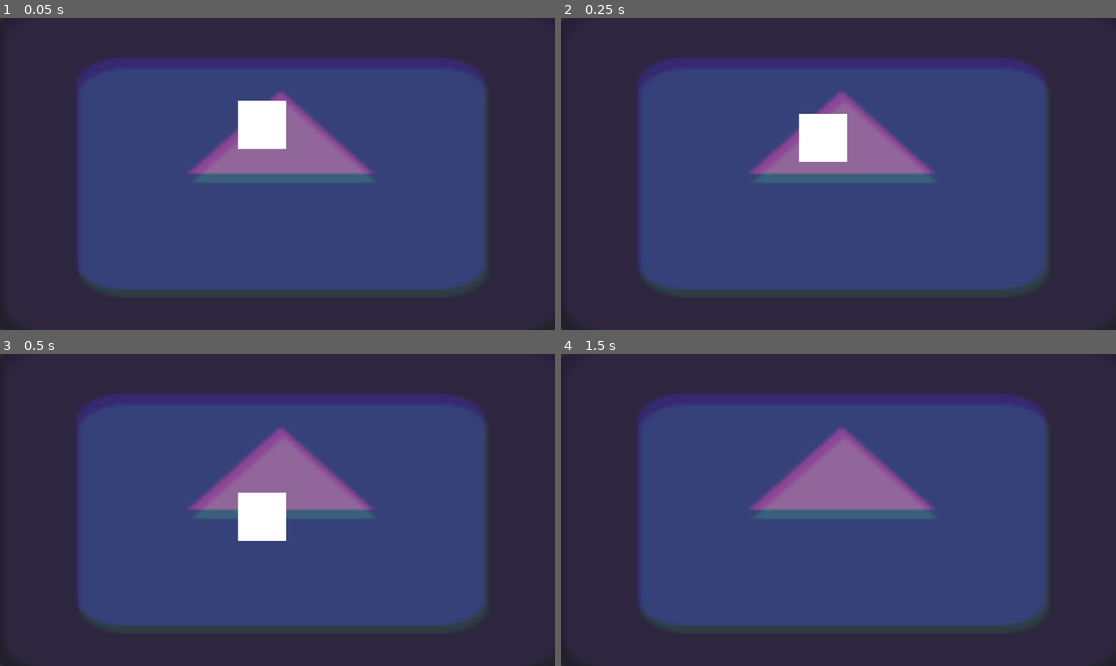
Above: before the commit, frames 1-4 (two rows, left to right).
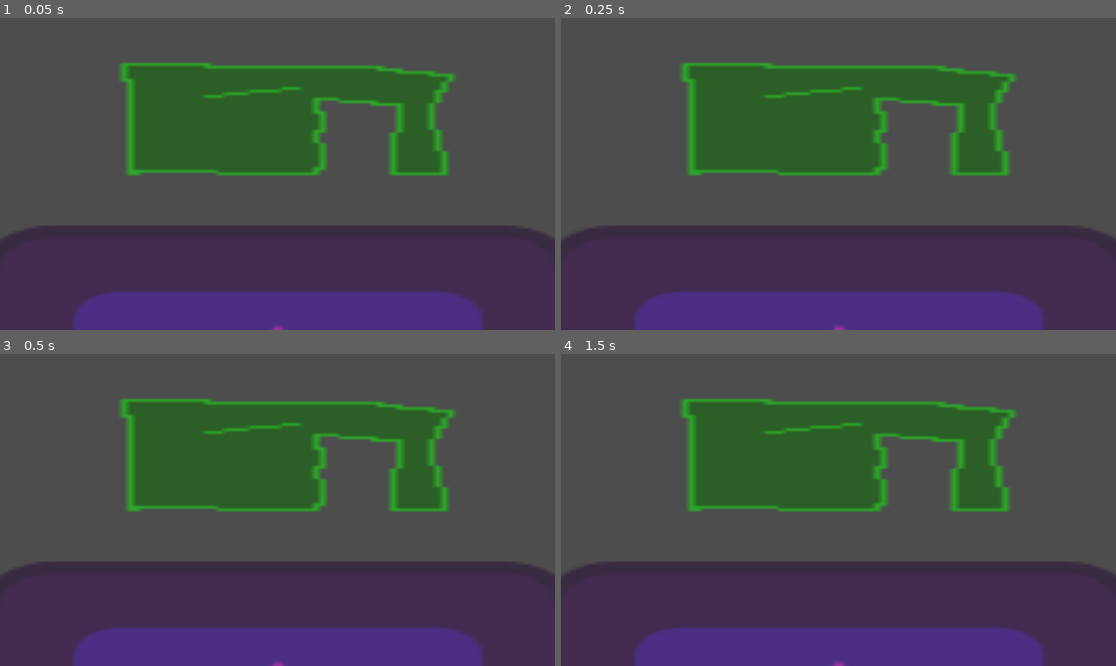
Above: after the commit, the same moments.

Repository: Xiul109/Basic_Principles_of_Autoreplicant_Engineering
Game: Godot game, scene res://full_levels/level0.tscn
Two runs of this game, one before a commit and one after it. Both use one fixed random seed, a clock stepped at 60 frames per second and the inputs below. The project has no main scene, so this scene is started directly. The engine's default icon, where the game draws it, is replaced by a stand-in: a white triangle on a blue panel in a dark square.
Inputs (mouse positions are in pixels of both pictures, inside the frame that each line leads up to):
- Up to frame 1 (0.05 s): no input
- Up to frame 2 (0.25 s): no input
- Up to frame 3 (0.5 s): no input
- Up to frame 4 (1.5 s): move the mouse to (960, 494) at 0.52 s; tap Enter at 1.25 s; move the mouse to (727, 525) at 1.27 s

The runs differ from the first frame. In frame 1, 91% of the frame differs, in the area x 0-100%, y 0-100%; in frame 2, 91%; in frame 3, 91%; in frame 4, 91%.

Commit message:
Correcciones sobre aux

Diff:
--- a/full_levels/level0.tscn
+++ b/full_levels/level0.tscn
@@ -1,10 +1,10 @@
 [gd_scene load_steps=6 format=3 uid="uid://bkmnskaabvmoa"]
 
 [ext_resource type="Script" path="res://game_elements/levels/level.gd" id="1_iup6q"]
-[ext_resource type="PackedScene" uid="uid://b1r4m8p1y8v0l" path="res://game_elements/levels/_aux/building_zone.tscn" id="2_63p50"]
-[ext_resource type="PackedScene" uid="uid://cb4o78owk2qyg" path="res://game_elements/levels/_aux/target_zone.tscn" id="3_5t66d"]
+[ext_resource type="PackedScene" uid="uid://b1r4m8p1y8v0l" path="res://game_elements/levels/elements/building_zone.tscn" id="2_63p50"]
+[ext_resource type="PackedScene" uid="uid://cb4o78owk2qyg" path="res://game_elements/levels/elements/target_zone.tscn" id="3_5t66d"]
+[ext_resource type="Texture2D" uid="uid://dcle12sg6ann5" path="res://assets/zona_chunga.png" id="3_6dk6m"]
 [ext_resource type="Texture2D" uid="uid://cd6an61liepoc" path="res://icon.svg" id="4_s1q6x"]
-[ext_resource type="PackedScene" uid="uid://cytu78s7047jn" path="res://game_elements/shapes/square.tscn" id="5_o4lkx"]
 
 [node name="Level" type="Node2D"]
 script = ExtResource("1_iup6q")
@@ -16,16 +16,14 @@
 
 [node name="building_zone" parent="." instance=ExtResource("2_63p50")]
 modulate = Color(0.0705882, 1, 0.192157, 0.545098)
-position = Vector2(589, 331)
-scale = Vector2(9.64062, 5.65625)
+position = Vector2(543.5, 193.5)
+scale = Vector2(13.2969, 5.54687)
+texture = ExtResource("3_6dk6m")
 
 [node name="sprite" parent="." instance=ExtResource("3_5t66d")]
 modulate = Color(1, 0.0980392, 1, 0.478431)
-position = Vector2(583, 312)
+position = Vector2(577, 798)
 scale = Vector2(9.64063, 5.73437)
 texture = ExtResource("4_s1q6x")
 
-[node name="square" parent="." instance=ExtResource("5_o4lkx")]
-position = Vector2(544, 221)
-
 [connection signal="timeout" from="Timer" to="." method="check_if_pieces_in_zone"]
--- a/game_elements/levels/elements/building_zone.tscn
+++ b/game_elements/levels/elements/building_zone.tscn
@@ -1,13 +1,13 @@
 [gd_scene load_steps=3 format=3 uid="uid://b1r4m8p1y8v0l"]
 
-[ext_resource type="Script" path="res://game_elements/levels/_aux/building_zone.gd" id="1_l2u32"]
-[ext_resource type="Texture2D" uid="uid://cd6an61liepoc" path="res://icon.svg" id="4_drcsb"]
+[ext_resource type="Texture2D" uid="uid://cd6an61liepoc" path="res://icon.svg" id="1_gvcp0"]
+[ext_resource type="Script" path="res://game_elements/levels/elements/building_zone.gd" id="2_fvv4v"]
 
 [node name="building_zone" type="Sprite2D"]
-texture = ExtResource("4_drcsb")
+texture = ExtResource("1_gvcp0")
 
 [node name="building_area" type="Area2D" parent="."]
-script = ExtResource("1_l2u32")
+script = ExtResource("2_fvv4v")
 
 [connection signal="body_entered" from="building_area" to="building_area" method="_on_body_entered"]
 [connection signal="body_exited" from="building_area" to="building_area" method="_on_body_exited"]
--- a/game_elements/levels/elements/deleting_zone.tscn
+++ b/game_elements/levels/elements/deleting_zone.tscn
@@ -1,12 +1,12 @@
 [gd_scene load_steps=3 format=3 uid="uid://cw0tf08f2pcyq"]
 
-[ext_resource type="Script" path="res://game_elements/levels/_aux/deleting_zone.gd" id="1_byon2"]
-[ext_resource type="Texture2D" uid="uid://cd6an61liepoc" path="res://icon.svg" id="2_m7kmk"]
+[ext_resource type="Texture2D" uid="uid://cd6an61liepoc" path="res://icon.svg" id="1_jft5c"]
+[ext_resource type="Script" path="res://game_elements/levels/elements/deleting_zone.gd" id="2_upwgt"]
 
 [node name="deleting_zone" type="Sprite2D"]
-texture = ExtResource("2_m7kmk")
+texture = ExtResource("1_jft5c")
 
 [node name="deleting_area" type="Area2D" parent="."]
-script = ExtResource("1_byon2")
+script = ExtResource("2_upwgt")
 
 [connection signal="body_entered" from="deleting_area" to="deleting_area" method="_on_body_entered"]
--- a/game_elements/levels/elements/lose_game_zone.tscn
+++ b/game_elements/levels/elements/lose_game_zone.tscn
@@ -1,12 +1,12 @@
 [gd_scene load_steps=3 format=3 uid="uid://cnafq0v3nf3dd"]
 
-[ext_resource type="Texture2D" uid="uid://dcle12sg6ann5" path="res://assets/zona_chunga.png" id="1_8pw6h"]
-[ext_resource type="Script" path="res://game_elements/levels/_aux/lose_game_zone.gd" id="1_a6vgk"]
+[ext_resource type="Texture2D" uid="uid://dcle12sg6ann5" path="res://assets/zona_chunga.png" id="1_3f3ff"]
+[ext_resource type="Script" path="res://game_elements/levels/elements/lose_game_zone.gd" id="2_ubw3b"]
 
 [node name="lose_game_zone" type="Sprite2D"]
-texture = ExtResource("1_8pw6h")
+texture = ExtResource("1_3f3ff")
 
 [node name="lose_game_area" type="Area2D" parent="."]
-script = ExtResource("1_a6vgk")
+script = ExtResource("2_ubw3b")
 
 [connection signal="body_entered" from="lose_game_area" to="lose_game_area" method="_on_body_entered"]
--- a/game_elements/levels/elements/static_obstacle.tscn
+++ b/game_elements/levels/elements/static_obstacle.tscn
@@ -1,11 +1,11 @@
 [gd_scene load_steps=3 format=3 uid="uid://ttybpuwos4pb"]
 
-[ext_resource type="Script" path="res://static_obstacle.gd" id="1_buko5"]
-[ext_resource type="Texture2D" uid="uid://cd6an61liepoc" path="res://icon.svg" id="1_etym5"]
+[ext_resource type="Texture2D" uid="uid://cd6an61liepoc" path="res://icon.svg" id="1_kydai"]
+[ext_resource type="Script" path="res://static_obstacle.gd" id="2_wjocv"]
 
 [node name="Sprite2D" type="Sprite2D"]
 scale = Vector2(6.60938, 1)
-texture = ExtResource("1_etym5")
+texture = ExtResource("1_kydai")
 
 [node name="StaticBody2D" type="StaticBody2D" parent="."]
-script = ExtResource("1_buko5")
+script = ExtResource("2_wjocv")
--- a/game_elements/levels/elements/target_zone.tscn
+++ b/game_elements/levels/elements/target_zone.tscn
@@ -1,12 +1,12 @@
 [gd_scene load_steps=3 format=3 uid="uid://cb4o78owk2qyg"]
 
-[ext_resource type="Script" path="res://game_elements/levels/_aux/target_zone.gd" id="1_m2fho"]
-[ext_resource type="Texture2D" uid="uid://b1aw0g45l02lp" path="res://assets/arrowUp.png" id="2_2a6um"]
+[ext_resource type="Texture2D" uid="uid://b1aw0g45l02lp" path="res://assets/arrowUp.png" id="1_gv3fi"]
+[ext_resource type="Script" path="res://game_elements/levels/elements/target_zone.gd" id="2_wc2l3"]
 
 [node name="target_zone" type="Sprite2D"]
-texture = ExtResource("2_2a6um")
+texture = ExtResource("1_gv3fi")
 
 [node name="target_area" type="Area2D" parent="."]
-script = ExtResource("1_m2fho")
+script = ExtResource("2_wc2l3")
 
 [connection signal="body_entered" from="target_area" to="target_area" method="_on_body_entered"]
